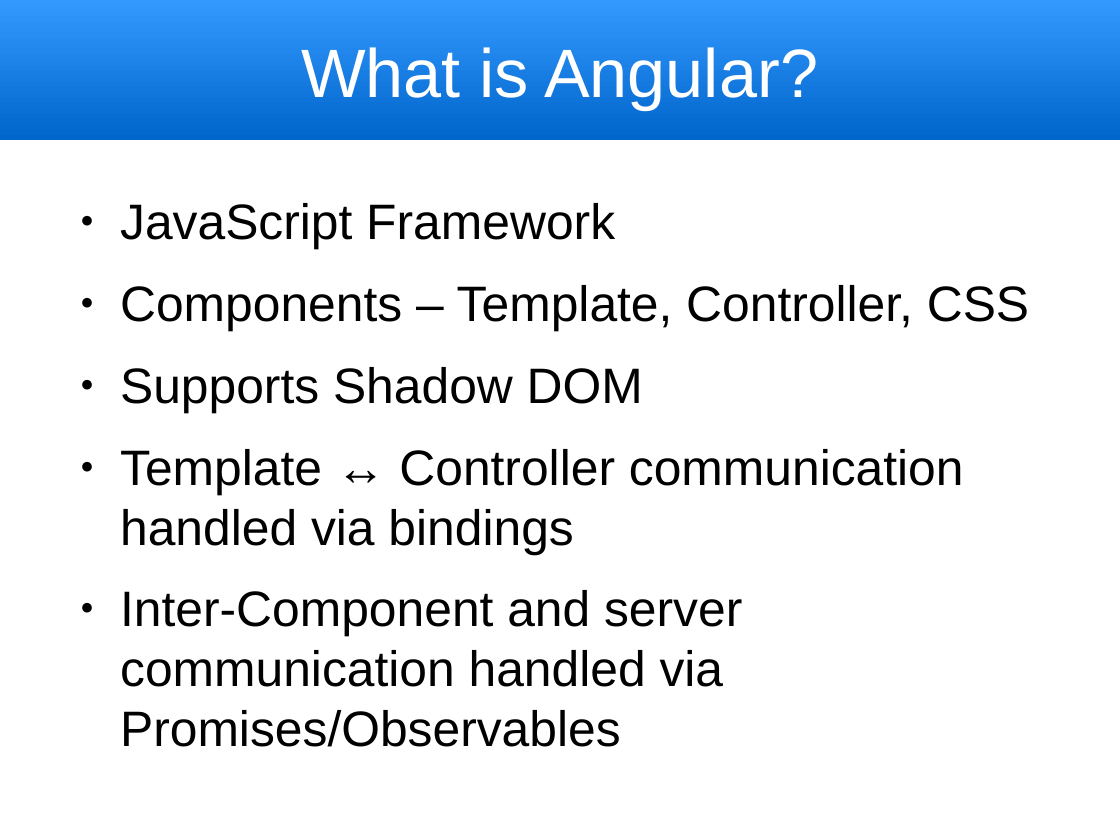
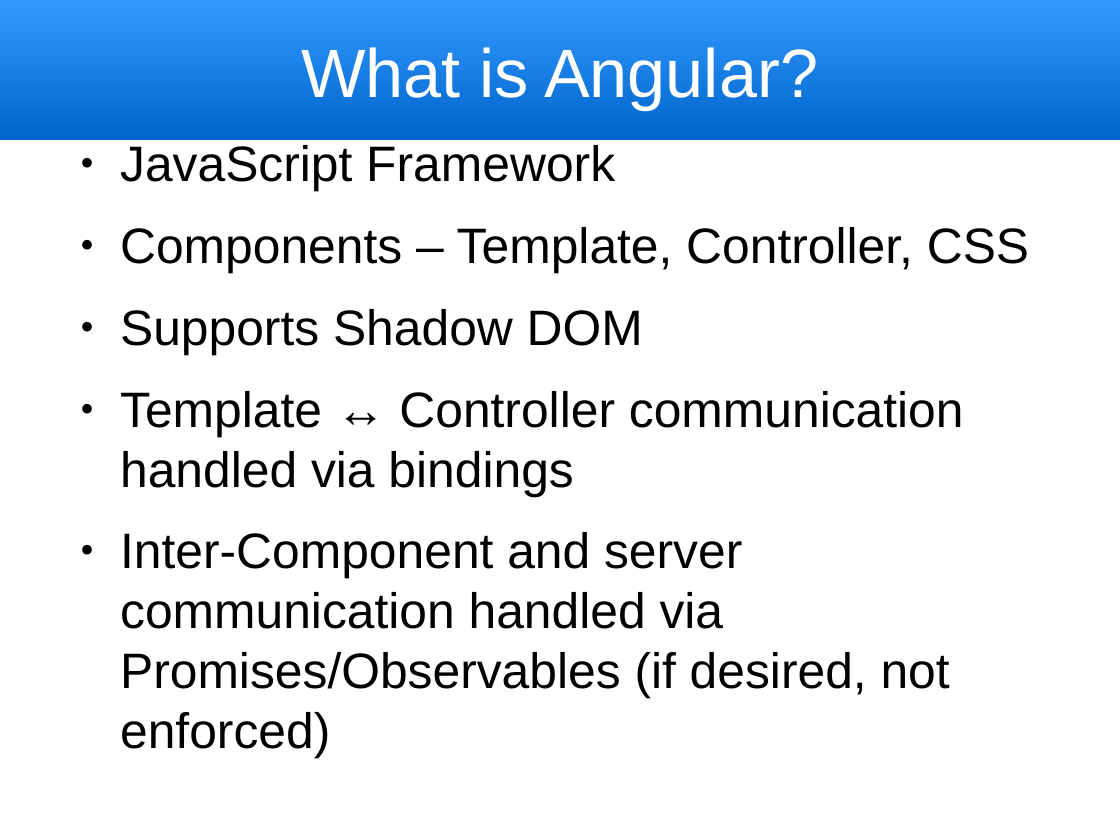
Before and after one commit to trognus/devcon2016, a slide deck: slide 4 of devconNg2.odp. Drawn at 1120x840 pixels with LibreOffice and Linux fonts; fonts in the diff are those of the drawing. Boxes give left, top, right and bottom in pixels: in the first picture for what was removed or moved away, otherwise in the second. Text is boxed around its words. In the diff, an @@ line names an element or a change of style, - is before the commit and + after.

```diff
--- a/devconNg2.odp
+++ b/devconNg2.odp
@@ text "JavaScript Framework": place and size @@
-text "JavaScript Framework" at (120, 203, 1029, 747)
+text "JavaScript Framework" at (120, 145, 1029, 698)
@@ text at (120, 532, 950, 698): text changed @@
-● Inter-Component and server communication handled via Promises/Observables
+● Inter-Component and server communication handled via Promises/Observables (if desired, not enforced)
```
Also in this commit, not shown: 5 other slides changed, 6 slides added, 1 other file.
